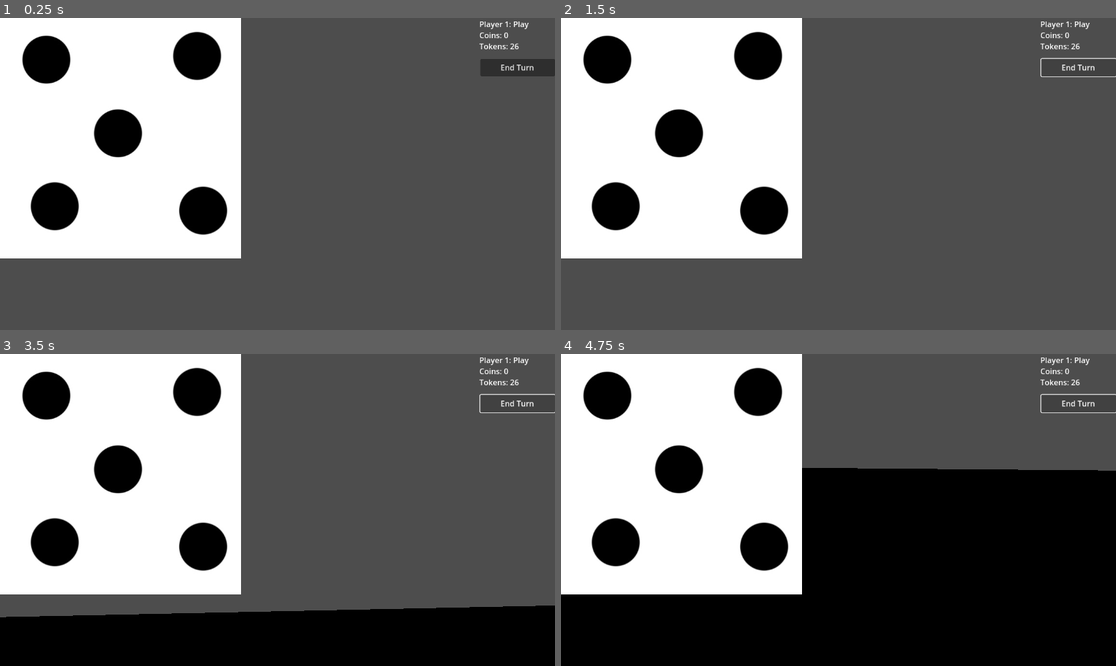
Above: before the commit, frames 1-4 (two rows, left to right).
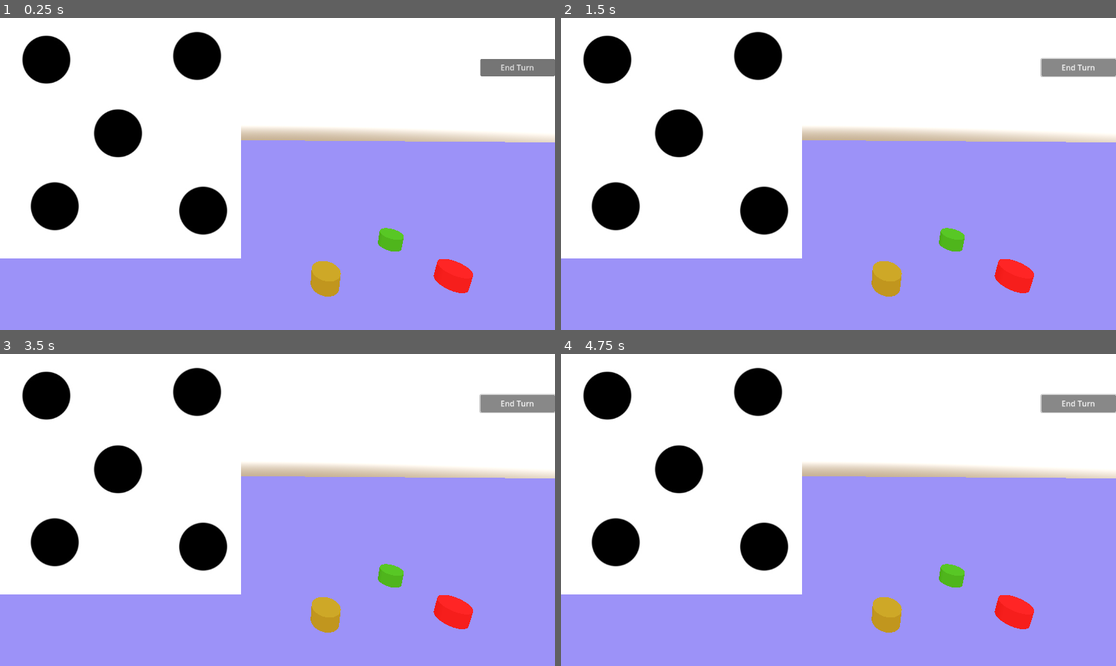
Above: after the commit, the same moments.

Repository: internot169/CasaGrande
Game: Godot game, scene res://main.tscn
Same seed, same stepped clock (60 frames per second), same inputs: the game is played once before the commit and once after it. Before the commit the project has no main scene; this scene is started directly in both runs.
Inputs:
- Up to frame 1 (0.25 s): no input
- Up to frame 2 (1.5 s): click "End Turn" at 0.5 s; click "End Turn" at 1.25 s
- Up to frame 3 (3.5 s): click "End Turn" at 2 s; tap Enter at 2.75 s; hold A (A) from 2.78 s (still down); tap D (D) at 3.05 s
- Up to frame 4 (4.75 s): release A (A) at 3.53 s; tap D (D) at 3.6, 4.55 s; tap A (A) at 3.8 s; tap Space at 4.25 s; hold A (A) from 4.28 s (still down)

The runs differ from the first frame. In frame 1, 66% of the frame differs, in the area x 0-100%, y 0-100%; in frame 2, 66%; in frame 3, 66%; in frame 4, 66%.

Commit message:
Create Post Processing Effects

Diff:
--- a/CasaGrande/board.tscn
+++ b/CasaGrande/board.tscn
@@ -1,6 +1,4 @@
-[gd_scene load_steps=4 format=3 uid="uid://b3q7fd0edg78"]
-
-[ext_resource type="Script" path="res://CameraController.gd" id="1_qyqgq"]
+[gd_scene load_steps=3 format=3 uid="uid://b3q7fd0edg78"]
 
 [sub_resource type="BoxMesh" id="BoxMesh_tvk7r"]
 
@@ -8,11 +6,6 @@
 albedo_color = Color(0.462745, 0.427451, 0.933333, 1)
 
 [node name="Board" type="Node3D"]
-
-[node name="Camera3D" type="Camera3D" parent="."]
-transform = Transform3D(-0.0406334, 0.263317, -0.963853, 0.0110909, 0.964709, 0.263084, 0.999113, -9.3215e-10, -0.0421198, -5.94538, 5.77128, -6.72276)
-far = 4003.02
-script = ExtResource("1_qyqgq")
 
 [node name="SpotLight3D" type="SpotLight3D" parent="."]
 transform = Transform3D(1, -1.04029e-10, -4.54725e-18, 0, -4.37114e-08, 1, -1.04029e-10, -1, -4.37114e-08, -0.008, 7.976, 0)
--- a/CasaGrande/main.tscn
+++ b/CasaGrande/main.tscn
@@ -1,8 +1,25 @@
-[gd_scene load_steps=4 format=3 uid="uid://cd5wj6yu7wrrh"]
+[gd_scene load_steps=8 format=3 uid="uid://cd5wj6yu7wrrh"]
 
 [ext_resource type="PackedScene" uid="uid://b3q7fd0edg78" path="res://board.tscn" id="1_0ml7a"]
 [ext_resource type="PackedScene" uid="uid://cax20q47epvn6" path="res://game_manager.tscn" id="2_0ab3p"]
 [ext_resource type="PackedScene" uid="uid://c6qhal3k06as3" path="res://token.tscn" id="3_81pnq"]
+
+[sub_resource type="ProceduralSkyMaterial" id="ProceduralSkyMaterial_8pkaf"]
+
+[sub_resource type="Sky" id="Sky_fnt0n"]
+sky_material = SubResource("ProceduralSkyMaterial_8pkaf")
+
+[sub_resource type="Environment" id="Environment_4gfpa"]
+background_mode = 2
+sky = SubResource("Sky_fnt0n")
+tonemap_mode = 2
+ssr_enabled = true
+ssr_fade_in = 0.0891905
+adjustment_enabled = true
+
+[sub_resource type="CameraAttributesPractical" id="CameraAttributesPractical_tasdl"]
+exposure_multiplier = 3.0
+auto_exposure_enabled = true
 
 [node name="Main" type="Node3D"]
 
@@ -25,3 +42,9 @@
 
 [node name="Token4" parent="." instance=ExtResource("3_81pnq")]
 transform = Transform3D(1, 0, 0, 0, 1, 0, 0, 0, 1, 0, 0.5, 0.971)
+
+[node name="Camera3D" type="Camera3D" parent="."]
+transform = Transform3D(-0.0406334, 0.263317, -0.963853, 0.0110909, 0.964709, 0.263083, 0.999113, -2.60556e-08, -0.0421198, -5.94538, 6.27128, -5.75176)
+environment = SubResource("Environment_4gfpa")
+attributes = SubResource("CameraAttributesPractical_tasdl")
+far = 4003.02
--- a/CasaGrande/project.godot
+++ b/CasaGrande/project.godot
@@ -11,6 +11,7 @@
 [application]
 
 config/name="Casa Grande"
+run/main_scene="res://main.tscn"
 config/features=PackedStringArray("4.0", "Forward Plus")
 config/icon="res://icon.svg"
 
